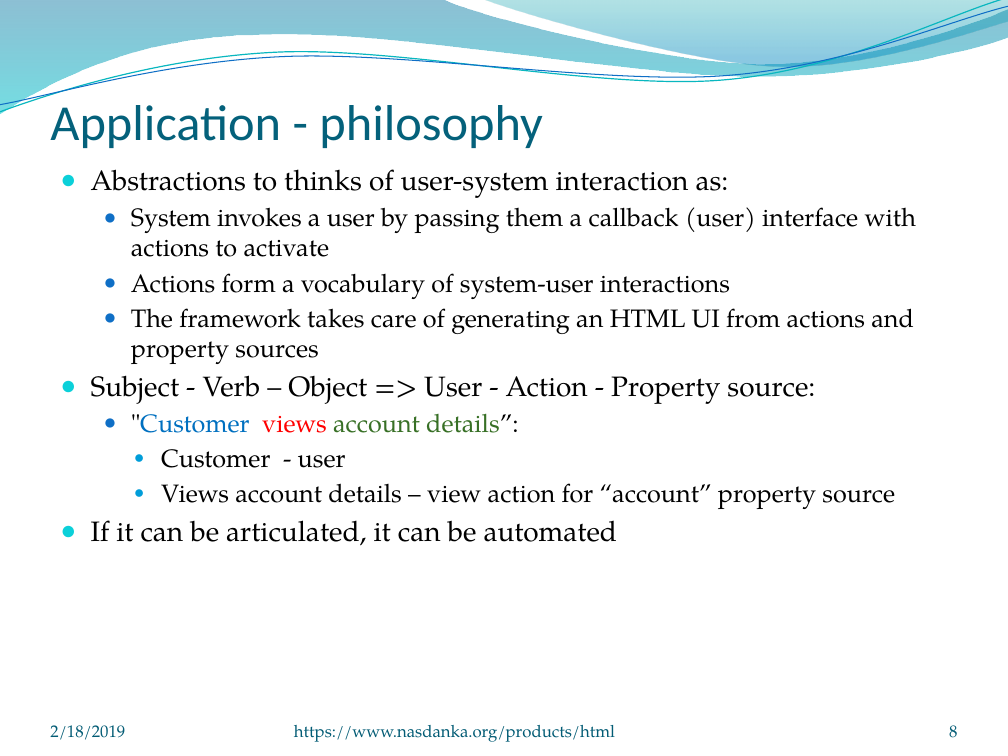
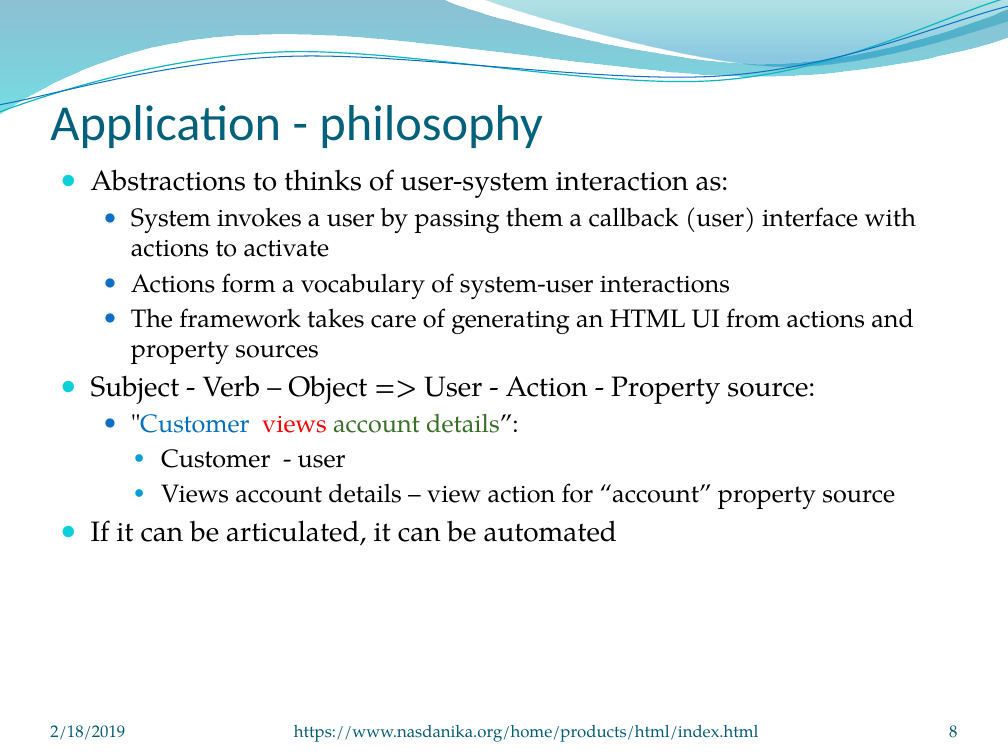
Before and after one commit to Nasdanika/html, a slide deck: slide 8 of repository/src/site/resources/Nasdanika-HTML.pptx. Drawn at 1008x756 pixels with LibreOffice and Linux fonts; fonts in the diff are those of the drawing; background and template pictures are left out. Boxes give left, top, right and bottom in pixels: in the first picture for what was removed or moved away, otherwise in the second. Text is boxed around its words. In the diff, an @@ line names an element or a change of style, - is before the commit and + after.

```diff
--- a/repository/src/site/resources/Nasdanika-HTML.pptx
+++ b/repository/src/site/resources/Nasdanika-HTML.pptx
@@ text at (294, 725, 759, 742): text changed @@
-https://www.nasdanka.org/products/html
+https://www.nasdanika.org/home/products/html/index.html
```
Also in this commit, not shown: 9 other slides changed, 17 other files.
